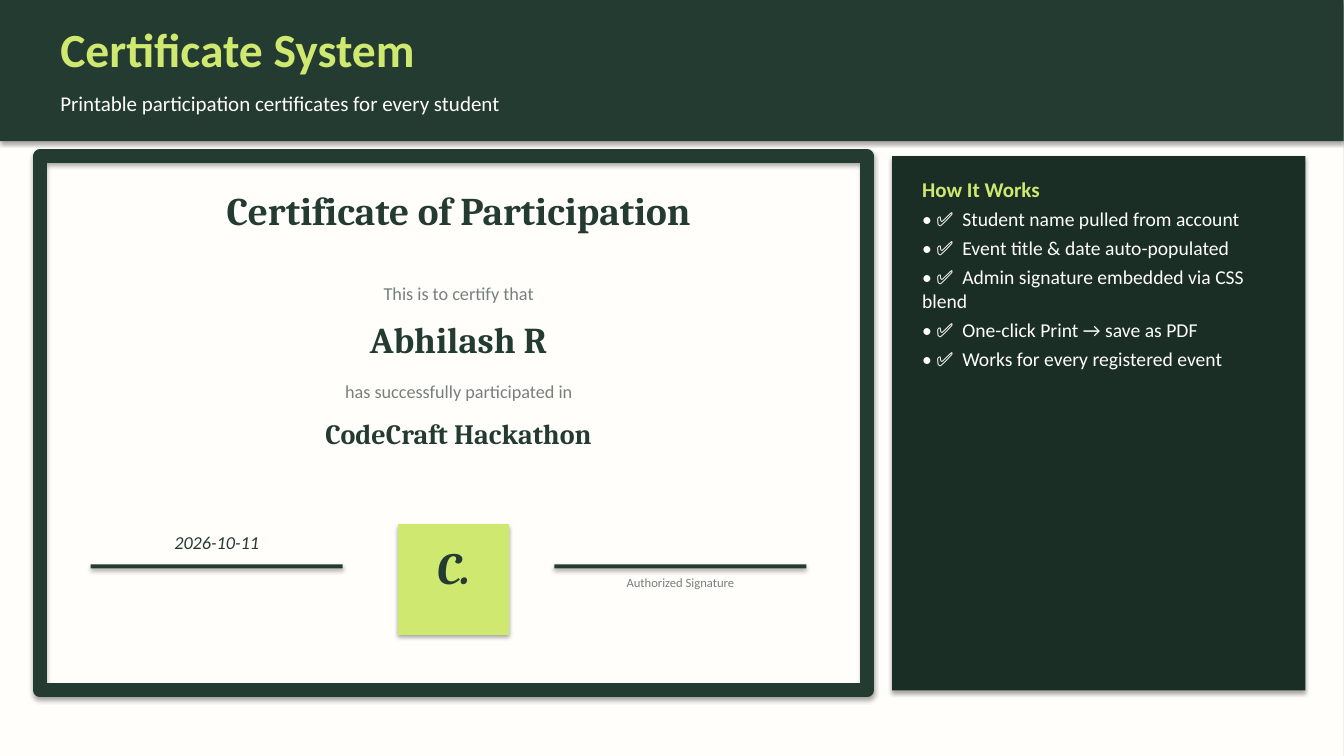
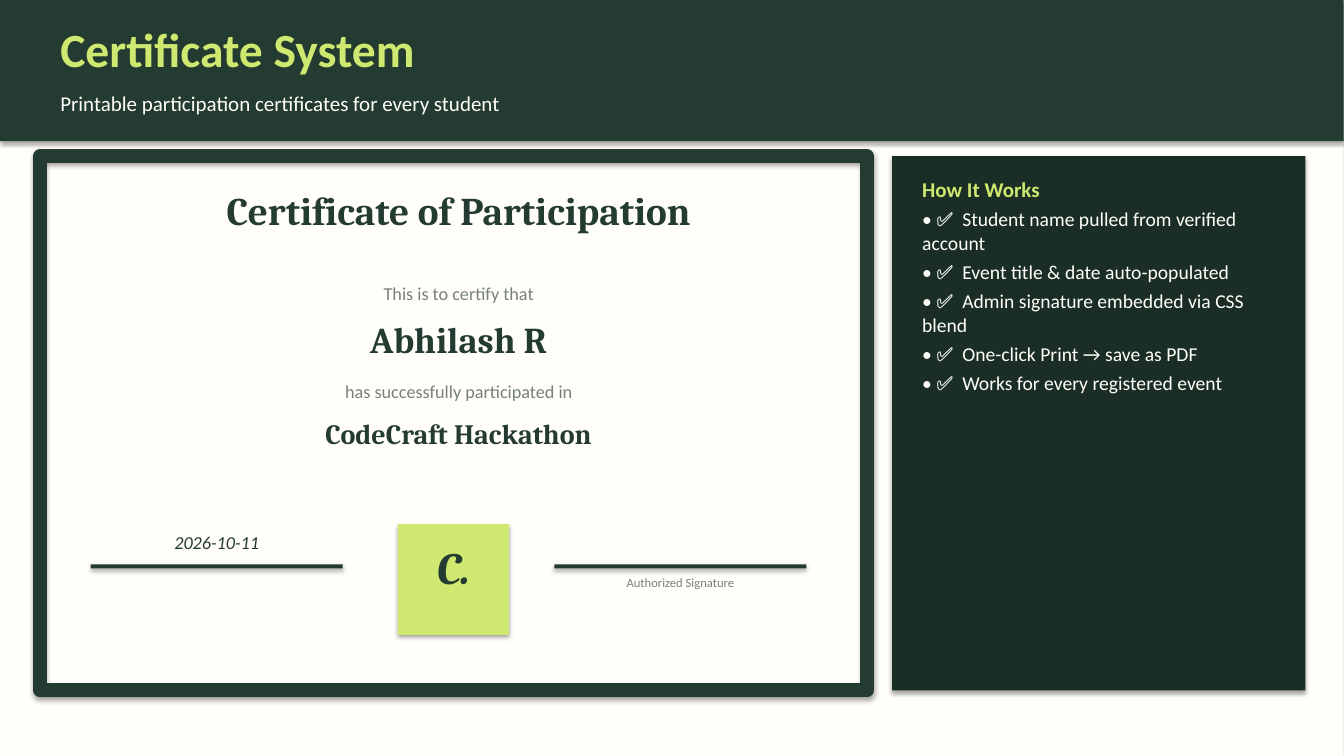
Before and after one commit to Abhi7Prajapathi/Events, a slide deck: slide 8 of CampusCircle_Presentation.pptx. Drawn at 1344x756 pixels with LibreOffice and Linux fonts; fonts in the diff are those of the drawing. Boxes give left, top, right and bottom in pixels: in the first picture for what was removed or moved away, otherwise in the second. Text is boxed around its words. In the diff, an @@ line names an element or a change of style, - is before the commit and + after.

```diff
--- a/CampusCircle_Presentation.pptx
+++ b/CampusCircle_Presentation.pptx
@@ text at [922, 212, 1236, 250]: text changed @@
-• ✅ Student name pulled from account
+• ✅ Student name pulled from verified account
```
Also in this commit, not shown: 10 other slides changed, 3 other files.
